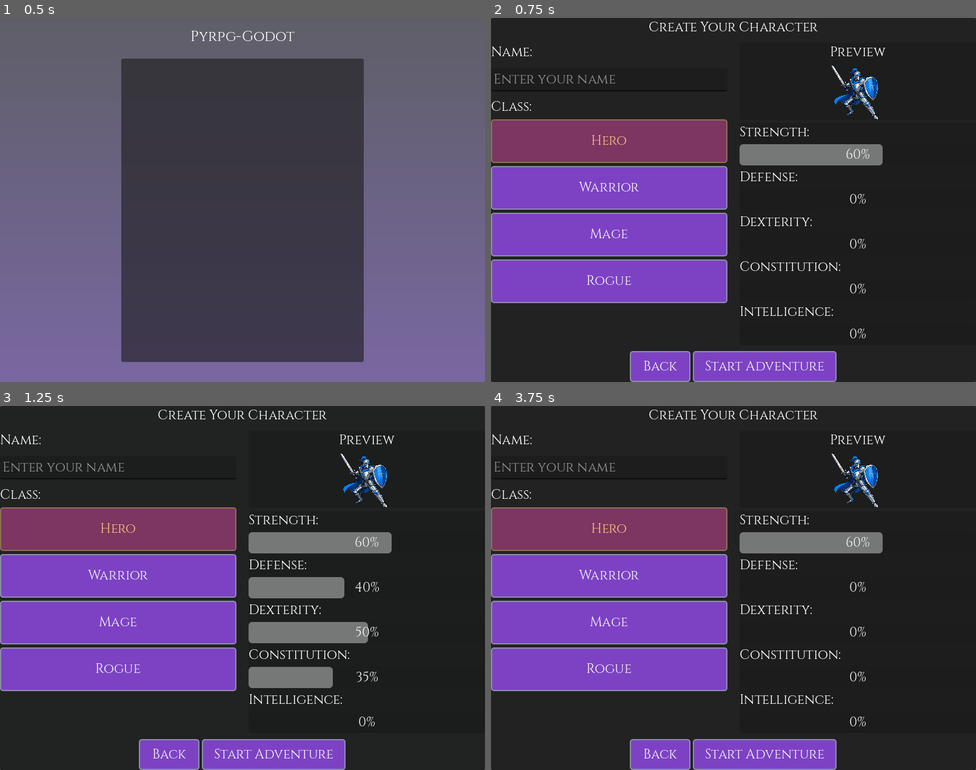
Above: before the commit, frames 1-4 (two rows, left to right).
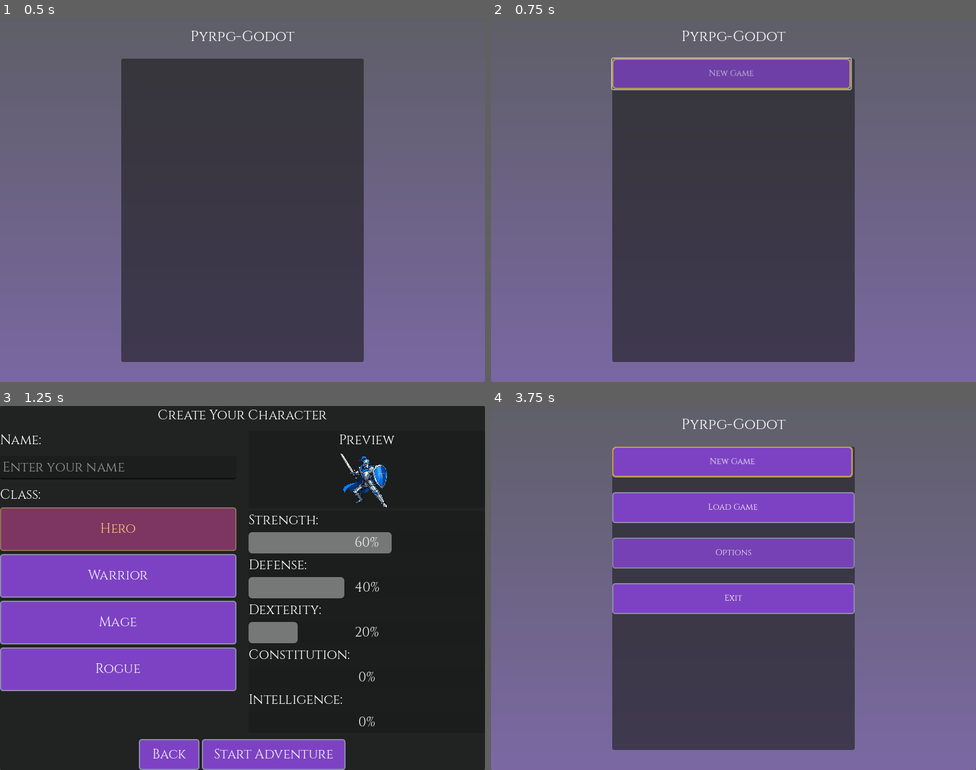
Above: after the commit, the same moments.

Repository: matt-taylor-git/godot-rpg-refactor
Game: Godot game, scene res://scenes/main.tscn
Same seed, same stepped clock (60 frames per second), same inputs: the game is played once before the commit and once after it.
Inputs (mouse positions are in pixels of both pictures, inside the frame that each line leads up to):
- Up to frame 1 (0.5 s): no input
- Up to frame 2 (0.75 s): tap Enter at 0.5 s; move the mouse to (840, 181) at 0.52 s; hold Shift from 0.53 s (still down); click (840, 181) at 0.67 s
- Up to frame 3 (1.25 s): keep holding Shift; tap Space at 0.77 s
- Up to frame 4 (3.75 s): release Shift at 1.25 s; click (607, 467) at 1.27 s; type "Alex" at 1.35 s; click "Back" at 2 s; drag from (636, 606) to (709, 660) at 2.77 s; click "New Game" at 3.5 s

Frame 1 is identical in both runs. In frame 2, 99% of the frame differs, in the area x 0-100%, y 0-100%; in frame 3, 1.9%; in frame 4, 97%.

Commit message:
Update inventory dialog, fix minor script issues, add TSCN gotchas to docs
Add TSCN parent path and popup_centered() gotchas to CLAUDE.md, update
inventory dialog layout, fix push_warning to print in tested code, and
add screenshot pattern to .gitignore.

Co-Authored-By: Claude Opus 4.5 <noreply@anthropic.com>

Diff:
--- a/scenes/ui/inventory_dialog.tscn
+++ b/scenes/ui/inventory_dialog.tscn
@@ -40,76 +40,88 @@
 size_flags_stretch_ratio = 0.4
 theme_override_constants/separation = 20
 
-[node name="CharacterPanel" type="PanelContainer" parent="LeftPanel"]
+[node name="CharacterPanel" type="PanelContainer" parent="MainContainer/LeftPanel"]
 layout_mode = 2
 theme_type_variation = "Panel"
 
-[node name="HBoxContainer" type="HBoxContainer" parent="LeftPanel/CharacterPanel"]
+[node name="HBoxContainer" type="HBoxContainer" parent="MainContainer/LeftPanel/CharacterPanel"]
 layout_mode = 2
 theme_override_constants/separation = 20
 
-[node name="Portrait" type="TextureRect" parent="LeftPanel/CharacterPanel/HBoxContainer"]
+[node name="Portrait" type="TextureRect" parent="MainContainer/LeftPanel/CharacterPanel/HBoxContainer"]
 layout_mode = 2
 texture = ExtResource("4")
 expand_mode = 1
 stretch_mode = 5
 
-[node name="VBoxContainer" type="VBoxContainer" parent="LeftPanel/CharacterPanel/HBoxContainer"]
+[node name="VBoxContainer" type="VBoxContainer" parent="MainContainer/LeftPanel/CharacterPanel/HBoxContainer"]
 layout_mode = 2
 size_flags_horizontal = 3
 
-[node name="CharacterLabel" type="Label" parent="LeftPanel/CharacterPanel/HBoxContainer/VBoxContainer"]
+[node name="CharacterLabel" type="Label" parent="MainContainer/LeftPanel/CharacterPanel/HBoxContainer/VBoxContainer"]
 layout_mode = 2
 text = "CHARACTER"
 theme_type_variation = "H1"
 
-[node name="StatsGrid" type="GridContainer" parent="LeftPanel/CharacterPanel/HBoxContainer/VBoxContainer"]
+[node name="StatsGrid" type="GridContainer" parent="MainContainer/LeftPanel/CharacterPanel/HBoxContainer/VBoxContainer"]
 layout_mode = 2
 columns = 2
 
-[node name="AttackLabel" type="Label" parent="LeftPanel/CharacterPanel/HBoxContainer/VBoxContainer/StatsGrid"]
+[node name="AttackLabel" type="Label" parent="MainContainer/LeftPanel/CharacterPanel/HBoxContainer/VBoxContainer/StatsGrid"]
 layout_mode = 2
 text = "ATTACK"
 
-[node name="AttackValue" type="Label" parent="LeftPanel/CharacterPanel/HBoxContainer/VBoxContainer/StatsGrid"]
+[node name="AttackValue" type="Label" parent="MainContainer/LeftPanel/CharacterPanel/HBoxContainer/VBoxContainer/StatsGrid"]
 layout_mode = 2
 text = "10"
 
-[node name="DefenseLabel" type="Label" parent="LeftPanel/CharacterPanel/HBoxContainer/VBoxContainer/StatsGrid"]
+[node name="DefenseLabel" type="Label" parent="MainContainer/LeftPanel/CharacterPanel/HBoxContainer/VBoxContainer/StatsGrid"]
 layout_mode = 2
 text = "DEFENSE"
 
-[node name="DefenseValue" type="Label" parent="LeftPanel/CharacterPanel/HBoxContainer/VBoxContainer/StatsGrid"]
+[node name="DefenseValue" type="Label" parent="MainContainer/LeftPanel/CharacterPanel/HBoxContainer/VBoxContainer/StatsGrid"]
 layout_mode = 2
 text = "5"
 
-[node name="DexterityLabel" type="Label" parent="LeftPanel/CharacterPanel/HBoxContainer/VBoxContainer/StatsGrid"]
+[node name="DexterityLabel" type="Label" parent="MainContainer/LeftPanel/CharacterPanel/HBoxContainer/VBoxContainer/StatsGrid"]
 layout_mode = 2
 text = "DEXTERITY"
 
-[node name="DexterityValue" type="Label" parent="LeftPanel/CharacterPanel/HBoxContainer/VBoxContainer/StatsGrid"]
+[node name="DexterityValue" type="Label" parent="MainContainer/LeftPanel/CharacterPanel/HBoxContainer/VBoxContainer/StatsGrid"]
 layout_mode = 2
 text = "5"
 
-[node name="EquipmentPanel" type="PanelContainer" parent="LeftPanel"]
+[node name="EquipmentPanel" type="PanelContainer" parent="MainContainer/LeftPanel"]
 layout_mode = 2
 size_flags_vertical = 3
 theme_type_variation = "Panel"
 
-[node name="VBoxContainer" type="VBoxContainer" parent="LeftPanel/EquipmentPanel"]
+[node name="VBoxContainer" type="VBoxContainer" parent="MainContainer/LeftPanel/EquipmentPanel"]
 layout_mode = 2
 
-[node name="WeaponSlot" type="PanelContainer" parent="LeftPanel/EquipmentPanel/VBoxContainer"]
+[node name="WeaponSlot" type="PanelContainer" parent="MainContainer/LeftPanel/EquipmentPanel/VBoxContainer"]
 layout_mode = 2
 theme_type_variation = "ItemSlot"
 
-[node name="ArmorSlot" type="PanelContainer" parent="LeftPanel/EquipmentPanel/VBoxContainer"]
+[node name="Label" type="Label" parent="MainContainer/LeftPanel/EquipmentPanel/VBoxContainer/WeaponSlot"]
+layout_mode = 2
+text = "[Empty]"
+
+[node name="ArmorSlot" type="PanelContainer" parent="MainContainer/LeftPanel/EquipmentPanel/VBoxContainer"]
 layout_mode = 2
 theme_type_variation = "ItemSlot"
 
-[node name="AccessorySlot" type="PanelContainer" parent="LeftPanel/EquipmentPanel/VBoxContainer"]
+[node name="Label" type="Label" parent="MainContainer/LeftPanel/EquipmentPanel/VBoxContainer/ArmorSlot"]
+layout_mode = 2
+text = "[Empty]"
+
+[node name="AccessorySlot" type="PanelContainer" parent="MainContainer/LeftPanel/EquipmentPanel/VBoxContainer"]
 layout_mode = 2
 theme_type_variation = "ItemSlot"
+
+[node name="Label" type="Label" parent="MainContainer/LeftPanel/EquipmentPanel/VBoxContainer/AccessorySlot"]
+layout_mode = 2
+text = "[Empty]"
 
 [node name="RightPanel" type="VBoxContainer" parent="MainContainer"]
 layout_mode = 2
@@ -117,41 +129,41 @@
 size_flags_stretch_ratio = 0.6
 theme_override_constants/separation = 10
 
-[node name="InventoryLabel" type="Label" parent="RightPanel"]
+[node name="InventoryLabel" type="Label" parent="MainContainer/RightPanel"]
 layout_mode = 2
 text = "INVENTORY"
 theme_type_variation = "H1"
 
-[node name="InventoryGrid" type="GridContainer" parent="RightPanel"]
+[node name="InventoryGrid" type="GridContainer" parent="MainContainer/RightPanel"]
 layout_mode = 2
 size_flags_vertical = 3
 columns = 5
 
-[node name="ActionButtons" type="HBoxContainer" parent="RightPanel"]
+[node name="ActionButtons" type="HBoxContainer" parent="MainContainer/RightPanel"]
 layout_mode = 2
 alignment = 1
 
-[node name="UseButton" parent="RightPanel/ActionButtons" instance=ExtResource("3")]
+[node name="UseButton" parent="MainContainer/RightPanel/ActionButtons" instance=ExtResource("3")]
 layout_mode = 2
 text = "USE"
 theme_type_variation = "Small"
 
-[node name="EquipButton" parent="RightPanel/ActionButtons" instance=ExtResource("3")]
+[node name="EquipButton" parent="MainContainer/RightPanel/ActionButtons" instance=ExtResource("3")]
 layout_mode = 2
 text = "EQUIP"
 theme_type_variation = "Small"
 
-[node name="DropButton" parent="RightPanel/ActionButtons" instance=ExtResource("3")]
+[node name="DropButton" parent="MainContainer/RightPanel/ActionButtons" instance=ExtResource("3")]
 layout_mode = 2
 text = "DROP"
 theme_type_variation = "Small"
 
-[node name="CloseButton" parent="RightPanel" instance=ExtResource("3")]
+[node name="CloseButton" parent="MainContainer/RightPanel" instance=ExtResource("3")]
 layout_mode = 2
 size_flags_horizontal = 4
 text = "CLOSE"
 
-[connection signal="pressed" from="RightPanel/ActionButtons/UseButton" to="." method="_on_use_pressed"]
-[connection signal="pressed" from="RightPanel/ActionButtons/EquipButton" to="." method="_on_equip_pressed"]
-[connection signal="pressed" from="RightPanel/ActionButtons/DropButton" to="." method="_on_drop_pressed"]
-[connection signal="pressed" from="RightPanel/CloseButton" to="." method="_on_close_pressed"]
+[connection signal="pressed" from="MainContainer/RightPanel/ActionButtons/UseButton" to="." method="_on_use_pressed"]
+[connection signal="pressed" from="MainContainer/RightPanel/ActionButtons/EquipButton" to="." method="_on_equip_pressed"]
+[connection signal="pressed" from="MainContainer/RightPanel/ActionButtons/DropButton" to="." method="_on_drop_pressed"]
+[connection signal="pressed" from="MainContainer/RightPanel/CloseButton" to="." method="_on_close_pressed"]
--- a/scripts/components/UIAnimationSystem.gd
+++ b/scripts/components/UIAnimationSystem.gd
@@ -251,7 +251,7 @@
 	icon.position = position - Vector2(16, 16)  # Center on position
 
 	# Try to load icon texture
-	if FileAccess.file_exists(icon_path):
+	if ResourceLoader.exists(icon_path):
 		var texture = load(icon_path)
 		if texture:
 			icon.texture = texture
--- a/scripts/components/UIErrorFeedback.gd
+++ b/scripts/components/UIErrorFeedback.gd
@@ -150,7 +150,7 @@
 
 	# Try to load error icon
 	var icon_path = "res://assets/ui/icons/error.png"
-	if FileAccess.file_exists(icon_path):
+	if ResourceLoader.exists(icon_path):
 		var texture = load(icon_path)
 		if texture:
 			error_icon.texture = texture
--- a/scripts/globals/GameManager.gd
+++ b/scripts/globals/GameManager.gd
@@ -244,7 +244,7 @@
 func change_scene(scene_name: String):
 	print("Changing scene to: ", scene_name)
 	var scene_path = "res://scenes/ui/" + scene_name + ".tscn"
-	if not FileAccess.file_exists(scene_path):
+	if not ResourceLoader.exists(scene_path):
 		print("Error: Scene file not found: ", scene_path)
 		return
 	current_scene = scene_name
--- a/scripts/ui/ExplorationScene.gd
+++ b/scripts/ui/ExplorationScene.gd
@@ -163,7 +163,6 @@
 	# Open inventory dialog
 	var inventory_dialog = preload("res://scenes/ui/inventory_dialog.tscn").instantiate()
 	add_child(inventory_dialog)
-	inventory_dialog.popup_centered()
 	inventory_dialog.tree_exited.connect(func(): inventory_button.grab_focus())
 	print("Inventory dialog opened")
 
--- a/scripts/ui/MainMenu.gd
+++ b/scripts/ui/MainMenu.gd
@@ -212,6 +212,8 @@
 
 func _on_new_game_pressed():
 	print("New Game pressed")
+	_animate_button_press(new_game_button)
+	await get_tree().create_timer(0.2).timeout
 	GameManager.start_new_game()
 	_change_scene("character_creation")
 
--- a/scripts/ui/MainScene.gd
+++ b/scripts/ui/MainScene.gd
@@ -21,7 +21,7 @@
 func _on_scene_changed(scene_name: String):
 	# Handle the actual scene change when GameManager signals it
 	var scene_path = "res://scenes/ui/" + scene_name + ".tscn"
-	if FileAccess.file_exists(scene_path):
+	if ResourceLoader.exists(scene_path):
 		get_tree().change_scene_to_file(scene_path)
 	else:
 		print("Error: Scene file not found: ", scene_path)
--- a/tests/godot/test_scene_transitions.gd
+++ b/tests/godot/test_scene_transitions.gd
@@ -12,6 +12,7 @@
 	await get_tree().process_frame
 
 	main_menu._on_new_game_pressed()
+	await get_tree().create_timer(0.3).timeout
 	assert_eq(GameManager.current_scene, "character_creation", "Should change to character creation scene")
 
 	main_menu.queue_free()
Not shown, changed: .gitignore
Not shown, changed: CLAUDE.md
